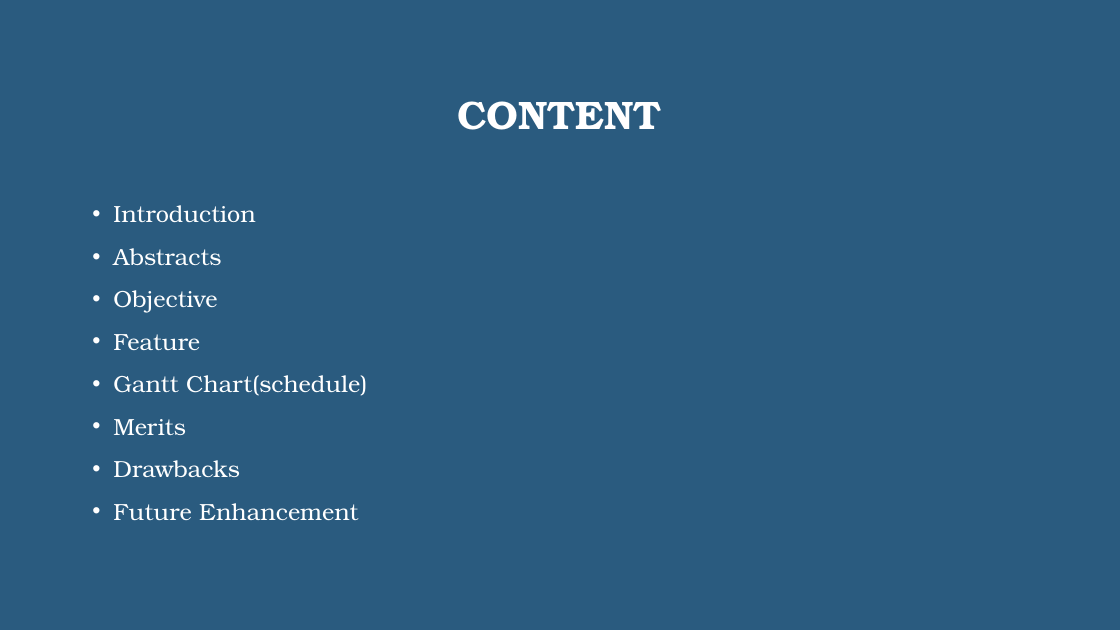
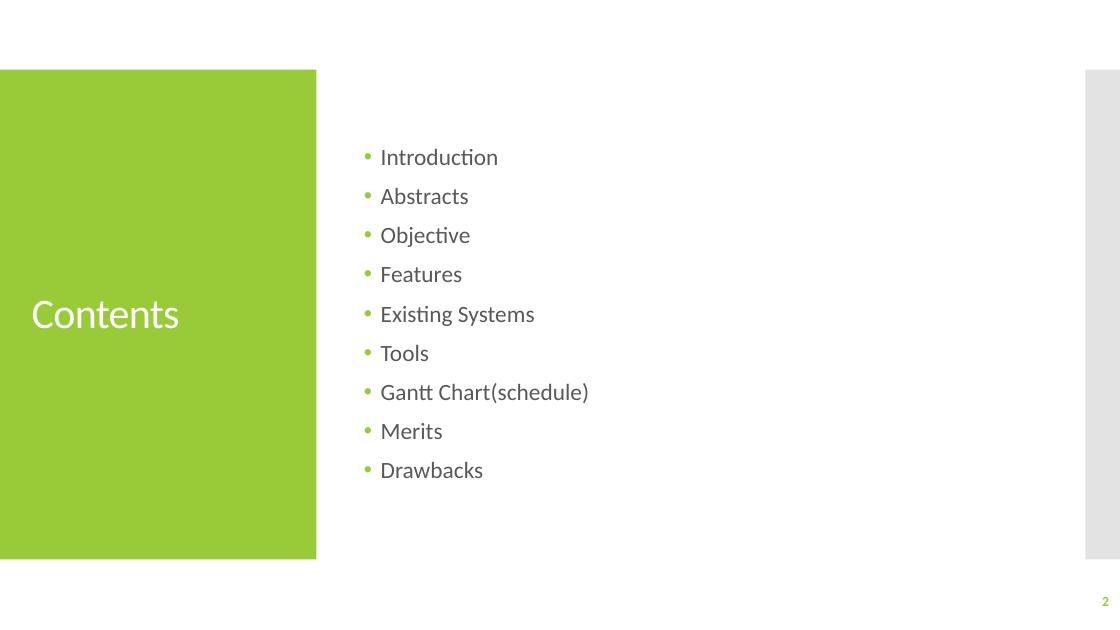
Before and after one commit to Sbdpratik/gharbeti, a slide deck: slide 2 of GharBeti.pptx. Drawn at 1120x630 pixels with LibreOffice and Linux fonts; fonts in the diff are those of the drawing. Boxes give left, top, right and bottom in pixels: in the first picture for what was removed or moved away, otherwise in the second. Text is boxed around its words. In the diff, an @@ line names an element or a change of style, - is before the commit and + after.

```diff
--- a/GharBeti.pptx
+++ b/GharBeti.pptx
@@ background #2A5B7F to #FFFFFF @@
@@ rectangle added at (0,70,317,560), fill #99CB38 @@
@@ text "Introduction": place and size @@
-text "Introduction" at (113,205,367,520)
+text "Introduction" at (381,149,589,478)
@@ text "Introduction" at (381,149,589,478): vertical alignment top to middle @@
@@ rectangle added at (1086,70,1120,560), fill #C8C8C8 at 50% opacity @@
@@ title removed at (458,101,661,130) @@
-CONTENT
@@ text at (381,149,589,478): font TeX Gyre Bonum to Calibri, text colour #FFFFFF to #595959 in "Introduction", "Abstracts", "Objective", "Gantt Chart(schedule)" and 2 more places; indent changed; line spacing 1.1 to 0.9; more space between paragraphs @@
@@ text at (381,267,535,361): text changed; font TeX Gyre Bonum to Calibri; text colour #FFFFFF to #595959 @@
-• Feature
+• Features
+• Existing Systems
+• Tools
@@ title added at (32,300,180,329), 36 pt, text #FFFFFF @@
+Contents
@@ text at (113,503,358,520): paragraph removed @@
-• Future Enhancement
@@ page number added at (1102,597,1109,606), 12 pt, text #99CB38, bold @@
+2
```
Also in this commit, not shown: 3 other slides changed, 8 slides added, 7 slides removed, 1 other file.
